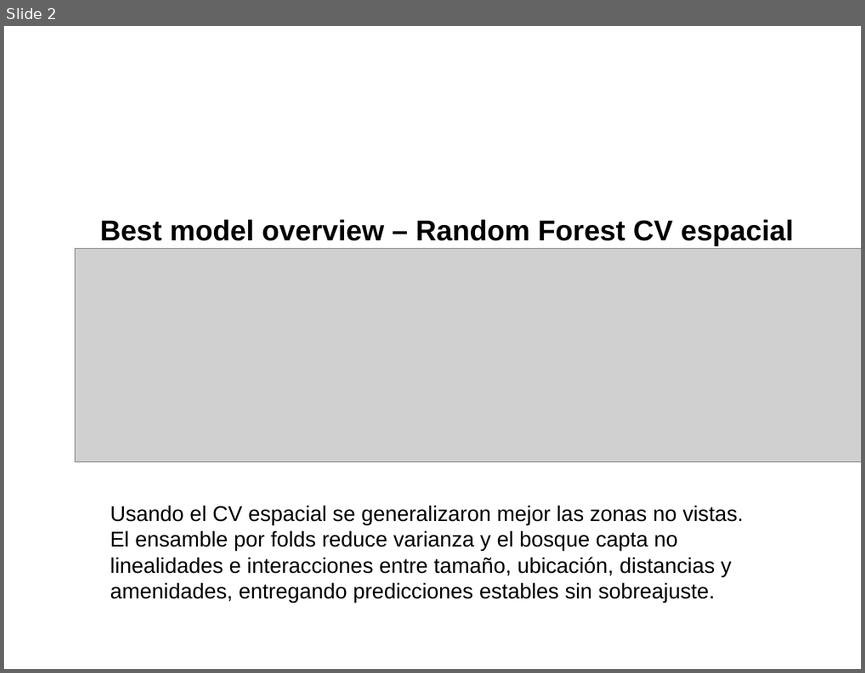
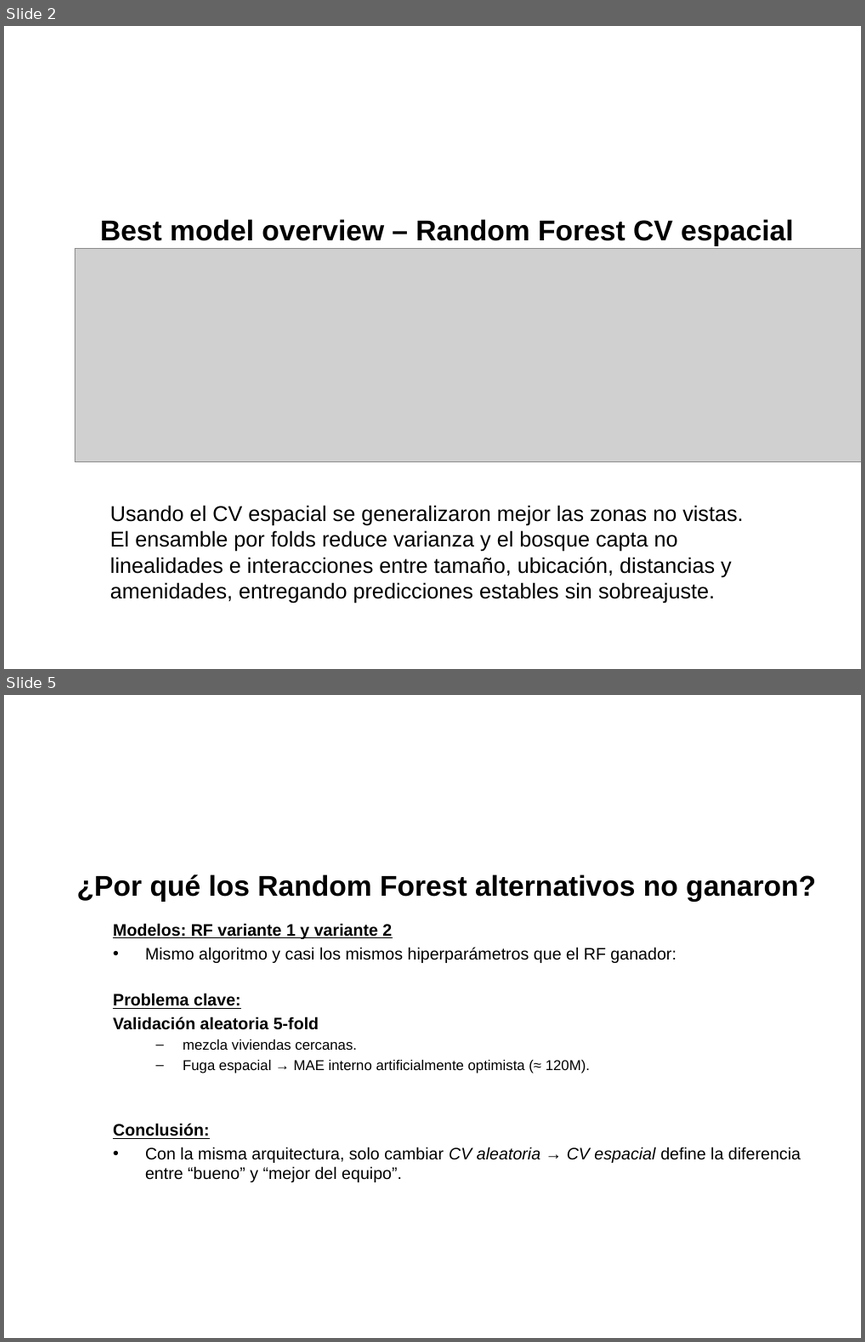
Before and after one commit to zoliverot/Taller3_Making-Money-with-ML, a slide deck: reports/slides/othermodels_equipo_08.pptx. Shown one above the other, each under a label of ours: slide 2 before the commit, slides 2 and 5 after it; the slides between them are not shown. The pictures are 865x673 and 865x1342 pixels, drawn with LibreOffice and Linux fonts; fonts in the diff are those of the drawing; grey boxes stand for pictures; background and template pictures are left out. Boxes give left, top, right and bottom in pixels: in the first picture for what was removed or moved away, otherwise in the second. Text is boxed around its words. In the diff, an @@ line names an element or a change of style, - is before the commit and + after.

```diff
--- a/reports/slides/othermodels_equipo_08.pptx
+++ b/reports/slides/othermodels_equipo_08.pptx
@@ slide 5 added at <box>4,695,861,1338</box>, background picture (left out) @@
@@ title added at <box>77,874,816,902</box>, 24 pt, text #000000, bold @@
+¿Por qué los Random Forest alternativos no ganaron?
@@ text added at <box>113,923,800,1182</box>, 14 pt, text #000000 @@
+Modelos: RF variante 1 y variante 2
+• Mismo algoritmo y casi los mismos hiperparámetros que el RF ganador:
+Problema clave:
+Validación aleatoria 5-fold
+  – mezcla viviendas cercanas.
+  – Fuga espacial → MAE interno artificialmente optimista (≈ 120M).
+Conclusión:
+• Con la misma arquitectura, solo cambiar CV aleatoria → CV espacial define la diferencia entre “bueno” y “mejor del equipo”.
```
Also in this commit, not shown: 4 other slides added.
